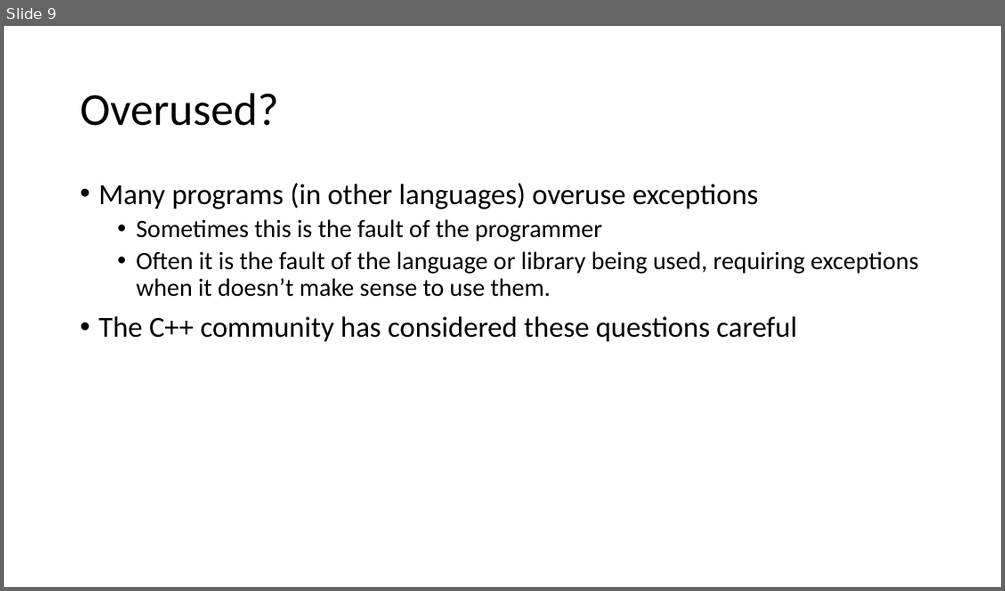
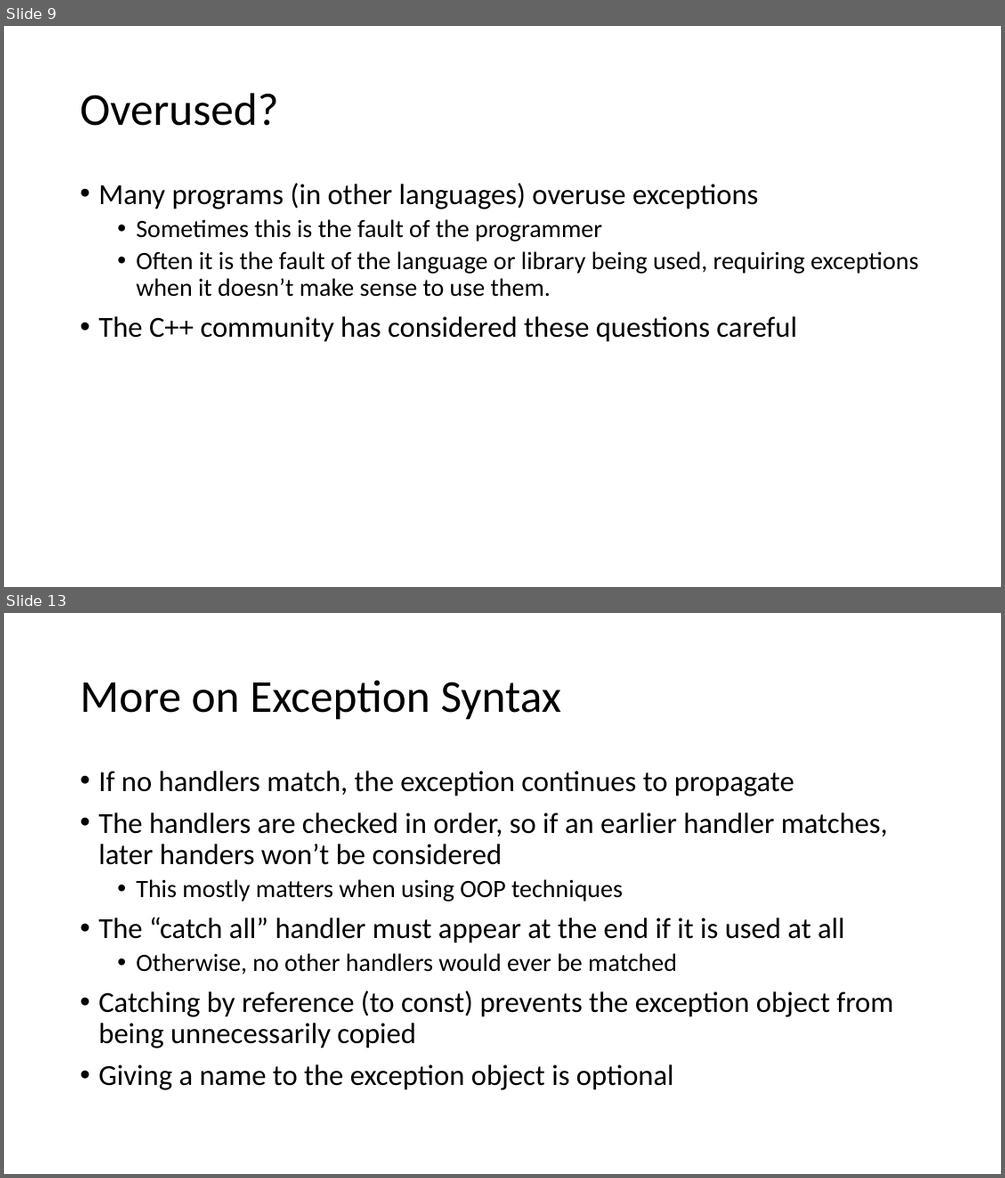
Before and after one commit to pchapin/cpp, a slide deck: Presentations/Exceptions.pptx. Shown one above the other, each under a label of ours: slide 9 before the commit, slides 9 and 13 after it; the slides between them are not shown. The pictures are 1005x591 and 1005x1178 pixels, drawn with LibreOffice and Linux fonts; fonts in the diff are those of the drawing. Boxes give left, top, right and bottom in pixels: in the first picture for what was removed or moved away, otherwise in the second. Text is boxed around its words. In the diff, an @@ line names an element or a change of style, - is before the commit and + after.

Commit message:
Updates to the exceptions presentation.

```diff
--- a/Presentations/Exceptions.pptx
+++ b/Presentations/Exceptions.pptx
@@ slide 13 added at [4, 613, 1001, 1174], background #FFFFFF @@
@@ title added at [80, 680, 562, 720], 44 pt, text #000000 @@
+More on Exception Syntax
@@ text added at [98, 771, 893, 1090], 28 pt, text #000000 @@
+• If no handlers match, the exception continues to propagate
+• The handlers are checked in order, so if an earlier handler matches, later handers won’t be considered
+  • This mostly matters when using OOP techniques
+• The “catch all” handler must appear at the end if it is used at all
+  • Otherwise, no other handlers would ever be matched
+• Catching by reference (to const) prevents the exception object from being unnecessarily copied
+• Giving a name to the exception object is optional
```
Also in this commit, not shown: 1 slide changed, 16 other slides added.
